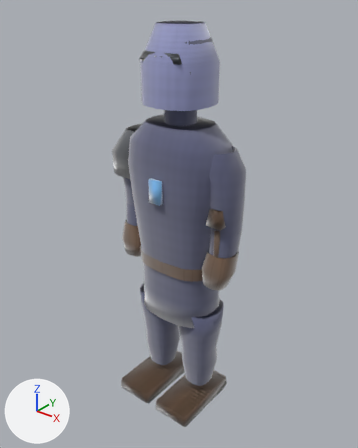
What one commit did to the glTF model public/assets/models/characters/slinger.glb.
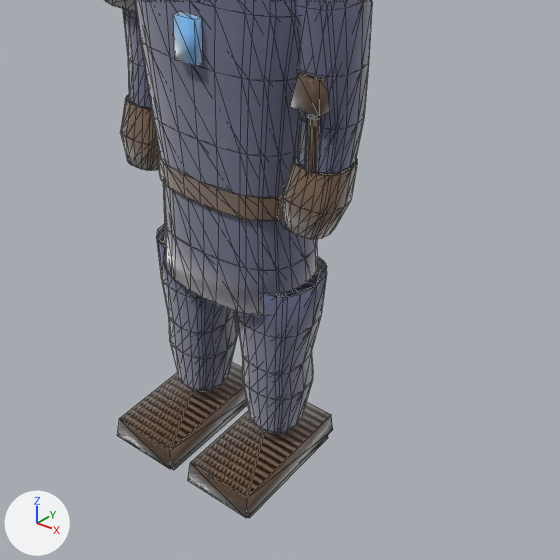
Old and new are each drawn whole from a 50 mm camera at (1.211, -1.525, 1.856) aimed at (-0.006, -0.005, 0.913) and again close up on the part from 18% to 94% of the width and 39% to 100% of the height. Arrows for +X, +Y and +Z are at lower left; the lights stay in place. The older version's two pictures come first. The close-ups show mesh edges as thin lines. Where no turn or scale is listed for an object, it has been applied to the vertices. Vertices at exactly the same position are counted once.

The first close-up shows 'LOD0_PROD_body', 'LOD0_PROD_weapon', 'LOD1_PROD_body', 'LOD2_PROD_body' and 1 more.
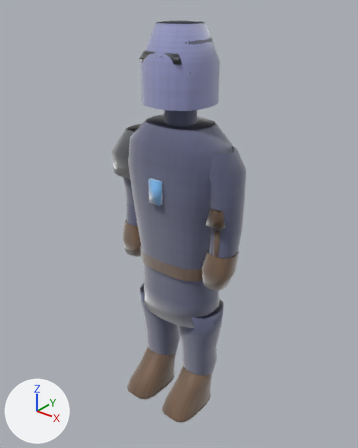
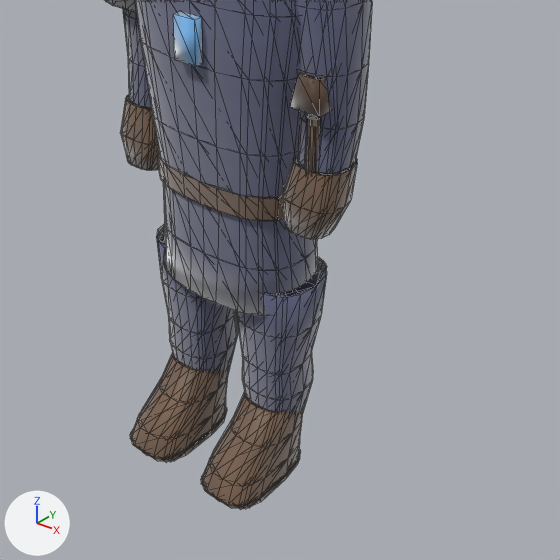
Changed parts and their boxes [x1, y1, x2, y2] in the close-ups (560 x 560 px):
'LOD0_PROD_body', reshaped
    before: [105, 0, 372, 518]
    after: [105, 0, 372, 509]
'LOD1_PROD_body', reshaped
    before: [120, 0, 357, 498]
    after: [120, 0, 357, 508]
'LOD2_PROD_body', reshaped
    before: [106, 0, 353, 498]
    after: [106, 0, 353, 510]
part 1 of me_lod0_prod_body_010, rebuilt
    before: [117, 387, 247, 469]
    after: [131, 353, 227, 458]
part 2 of me_lod0_prod_body_010, rebuilt
    before: [188, 415, 333, 518]
    after: [202, 391, 302, 505]
part 3 of me_lod0_prod_body_010, rebuilt
    before: [171, 402, 247, 470]
    after: [130, 408, 227, 462]
part 4 of me_lod0_prod_body_010, rebuilt
    before: [248, 435, 328, 518]
    after: [201, 454, 300, 509]
part 5 of me_lod1_prod_body_010, rebuilt
    before: [171, 361, 243, 449]
    after: [133, 354, 228, 457]
part 6 of me_lod1_prod_body_010, rebuilt
    before: [247, 401, 331, 498]
    after: [203, 394, 301, 504]
part 7 of me_lod2_prod_body_010, added
    after: [131, 356, 198, 459]
part 8 of me_lod2_prod_body_010, added
    after: [202, 397, 274, 506]
part 9 of me_lod2_prod_body_010, deleted (brown)
    before: [119, 373, 265, 498]

What changed in the scene script:
```text
Change me_lod0_prod_body_010:
    used by ob_lod0_prod_body; location = (0.0, 0.0, 0.0)
    remove me_lod0_prod_body_010.from_pydata(...)  # 884 vertices, 1484 faces; spans x -0.33..0.3, y -0.23..0.14, z 0.0..1.73
    add me_lod0_prod_body_010.from_pydata(...)  # 1026 vertices, 1744 faces; spans x -0.33..0.3, y -0.23..0.14, z 0.01..1.73
    me_lod0_prod_body_010 part 1: the loose piece of 8 vertices spanning x -0.2..-0.03, y -0.23..0.12, z 0.03..0.08 is rebuilt with 57 vertices and now spans x -0.2..-0.03, y -0.23..0.06, z 0.03..0.19
    me_lod0_prod_body_010 part 2: the loose piece of 8 vertices spanning x 0.03..0.2, y -0.23..0.12, z 0.03..0.08 is rebuilt with 57 vertices and now spans x 0.03..0.2, y -0.23..0.06, z 0.03..0.19
    me_lod0_prod_body_010 part 3: the loose piece of 8 vertices spanning x -0.2..-0.03, y -0.21..0.12, z 0.0..0.04 is rebuilt with 30 vertices and now spans x -0.2..-0.03, y -0.23..0.03, z 0.01..0.03, in mat_mat_slinger_leather
    me_lod0_prod_body_010 part 4: the loose piece of 8 vertices spanning x 0.03..0.2, y -0.21..0.12, z 0.0..0.04 is rebuilt with 30 vertices and now spans x 0.03..0.2, y -0.23..0.03, z 0.01..0.03, in mat_mat_slinger_leather
Change me_lod1_prod_body_010:
    used by ob_lod1_prod_body; location = (0.0, 0.0, 0.0)
    remove me_lod1_prod_body_010.from_pydata(...)  # 542 vertices, 896 faces; spans x -0.33..0.3, y -0.23..0.14, z 0.0..1.73
    add me_lod1_prod_body_010.from_pydata(...)  # 612 vertices, 1024 faces; spans x -0.33..0.3, y -0.23..0.14, z 0.01..1.73
    me_lod1_prod_body_010 part 5: the loose piece of 8 vertices spanning x -0.2..-0.03, y -0.23..0.12, z 0.03..0.08 is rebuilt with 33 vertices and now spans x -0.2..-0.03, y -0.23..0.06, z 0.03..0.19
    me_lod1_prod_body_010 part 6: the loose piece of 8 vertices spanning x 0.03..0.2, y -0.23..0.12, z 0.03..0.08 is rebuilt with 33 vertices and now spans x 0.03..0.2, y -0.23..0.06, z 0.03..0.19
    other edits to the shape of me_lod1_prod_body_010 do not show in these pictures
Change me_lod2_prod_body_010:
    used by ob_lod2_prod_body; location = (0.0, 0.0, 0.0)
    remove me_lod2_prod_body_010.from_pydata(...)  # 356 vertices, 588 faces; spans x -0.33..0.3, y -0.23..0.14, z 0.0..1.73
    add me_lod2_prod_body_010.from_pydata(...)  # 402 vertices, 672 faces; spans x -0.33..0.3, y -0.22..0.14, z 0.01..1.73
    me_lod2_prod_body_010 part 7: a new loose piece of 25 vertices spanning x -0.2..-0.03, y -0.21..0.05, z 0.03..0.19, in mat_mat_slinger_body
    me_lod2_prod_body_010 part 8: a new loose piece of 25 vertices spanning x 0.03..0.2, y -0.21..0.05, z 0.03..0.19, in mat_mat_slinger_body
    me_lod2_prod_body_010 part 9
    16 vertices are removed from x -0.2..0.2, y -0.23..0.12, z 0.03..0.08
    24 faces are deleted
    other edits to the shape of me_lod2_prod_body_010 do not show in these pictures
```
